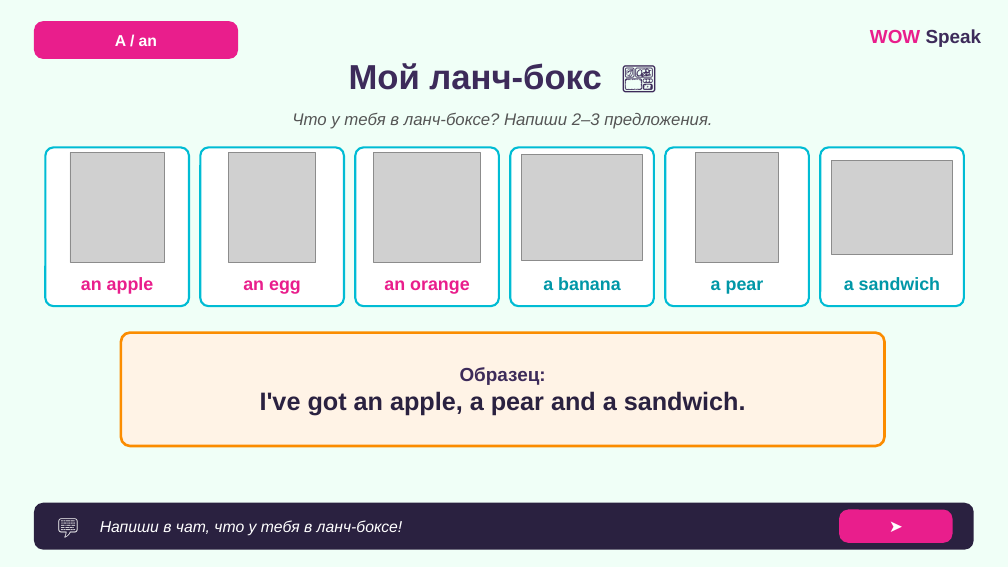
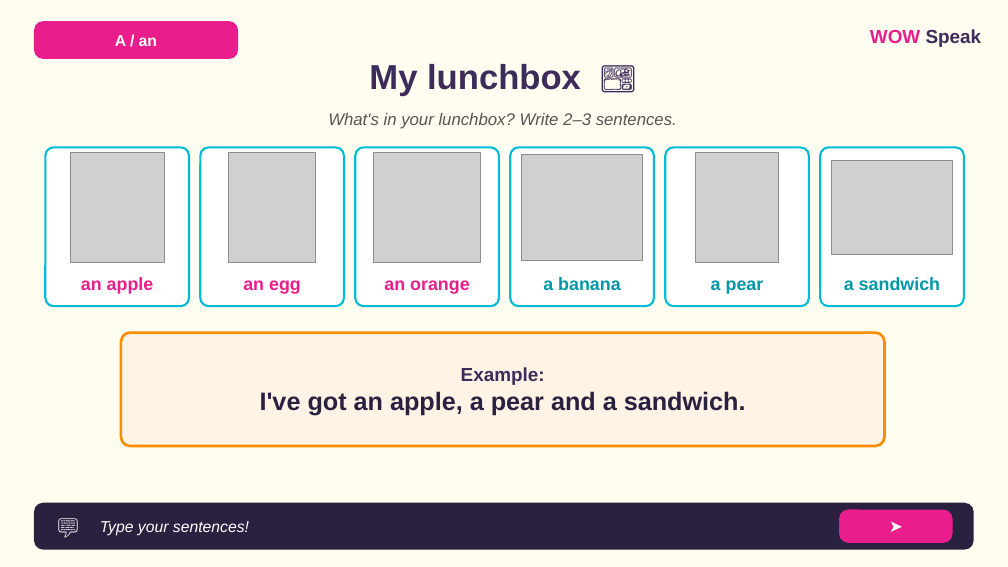
Before and after one commit to wowspeakschool-lang/classroom, a slide deck: slide 23 of vebinary/03.12_A-an/7-9/WOW_Speak_A_An_Food_7-9_LESSON.pptx (slide 22 before the commit). Drawn at 1008x567 pixels with LibreOffice and Linux fonts; fonts in the diff are those of the drawing; grey boxes stand for pictures. Boxes give left, top, right and bottom in pixels: in the first picture for what was removed or moved away, otherwise in the second. Text is boxed around its words. In the diff, an @@ line names an element or a change of style, - is before the commit and + after.

```diff
--- a/vebinary/03.12_A-an/7-9/WOW_Speak_A_An_Food_7-9_LESSON.pptx
+++ b/vebinary/03.12_A-an/7-9/WOW_Speak_A_An_Food_7-9_LESSON.pptx
@@ background #F0FFF7 to #FFFDF0 @@
@@ text at bbox=[369, 64, 581, 96]: text changed @@
-Мой ланч-бокс 🍱
+My lunchbox 🍱
@@ text at bbox=[328, 113, 677, 129]: text changed @@
-Что у тебя в ланч-боксе? Напиши 2–3 предложения.
+What's in your lunchbox? Write 2–3 sentences.
@@ text in rounded rectangle at bbox=[461, 367, 545, 385]: text changed @@
-Образец:
+Example:
@@ text at bbox=[100, 521, 249, 536]: text changed @@
-Напиши в чат, что у тебя в ланч-боксе!
+Type your sentences!
```
Also in this commit, not shown: 19 other slides changed, 4 slides added, 3 slides removed, 9 other files.
